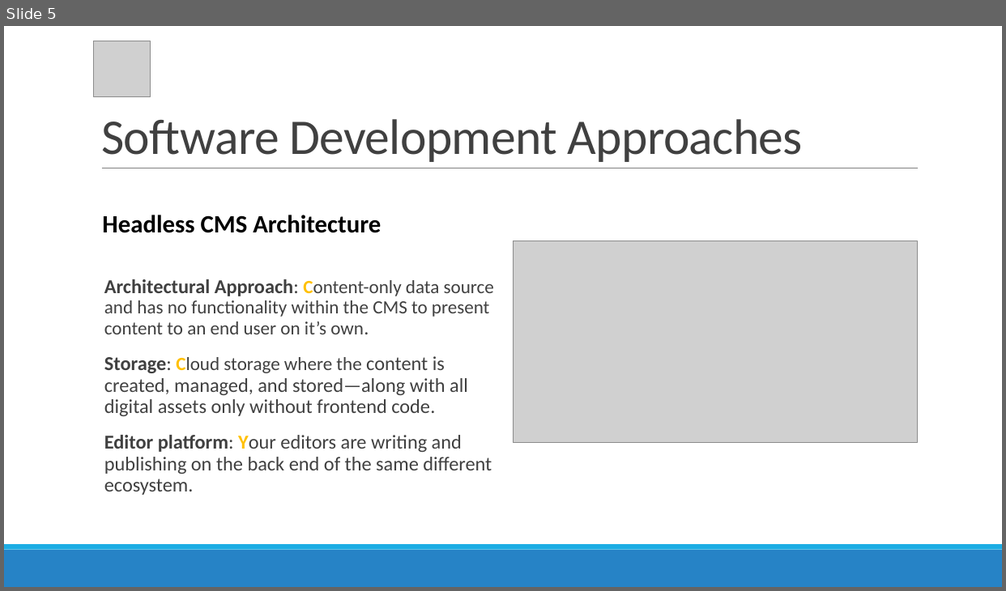
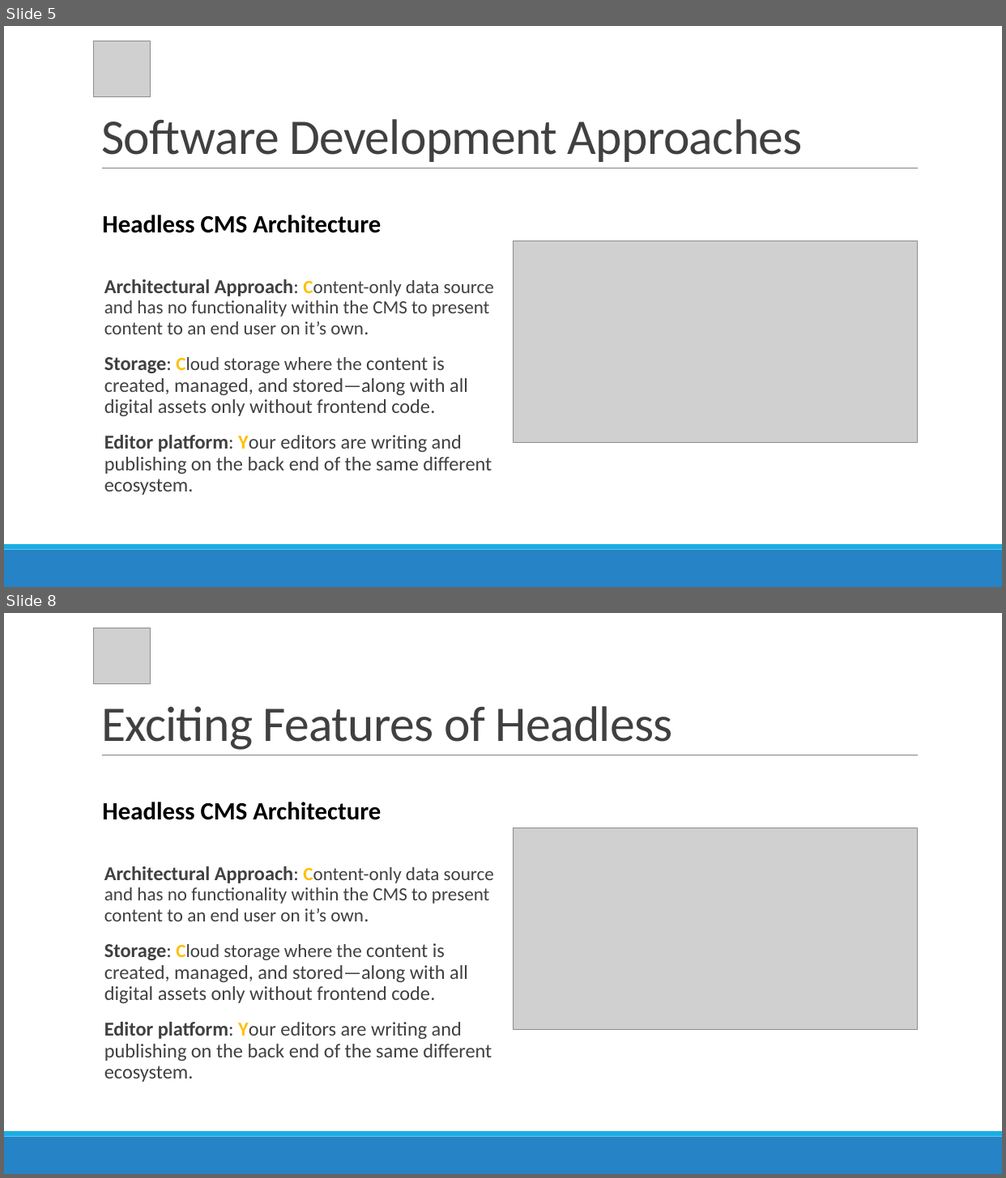
Before and after one commit to r4yadav/contentful-altudo, a slide deck: Contentful-queries.pptx. Shown one above the other, each under a label of ours: slide 5 before the commit, slides 5 and 8 after it; the slides between them are not shown. The pictures are 1006x591 and 1006x1178 pixels, drawn with LibreOffice and Linux fonts; fonts in the diff are those of the drawing; grey boxes stand for pictures. Boxes give left, top, right and bottom in pixels: in the first picture for what was removed or moved away, otherwise in the second. Text is boxed around its words. In the diff, an @@ line names an element or a change of style, - is before the commit and + after.

```diff
--- a/Contentful-queries.pptx
+++ b/Contentful-queries.pptx
@@ slide 8 added at bbox=[4, 613, 1002, 1174], background #FFFFFF; not listed: 3 template elements that a slide beside it also shows @@
@@ picture added at bbox=[94, 628, 150, 683] @@
@@ title added at bbox=[101, 706, 672, 750], 48 pt, text #404040 @@
+Exciting Features of Headless
@@ text added at bbox=[102, 802, 381, 820], 24 pt, text #000000, bold @@
+Headless CMS Architecture
@@ picture added at bbox=[513, 828, 918, 1030] @@
@@ text added at bbox=[104, 867, 494, 1082], 19 pt, text #404040 @@
+Architectural Approach: Content-only data source and has no functionality within the CMS to present content to an end user on it’s own.
+Storage: Cloud storage where the content is created, managed, and stored—along with all digital assets only without frontend code.
+Editor platform: Your editors are writing and publishing on the back end of the same different ecosystem.
```
Also in this commit, not shown: 3 slides changed.
